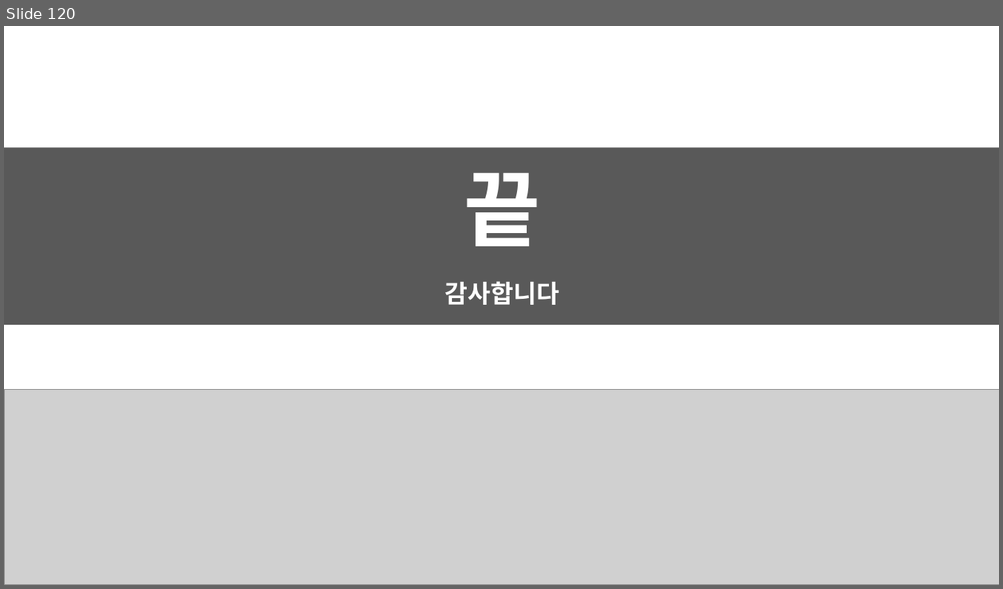
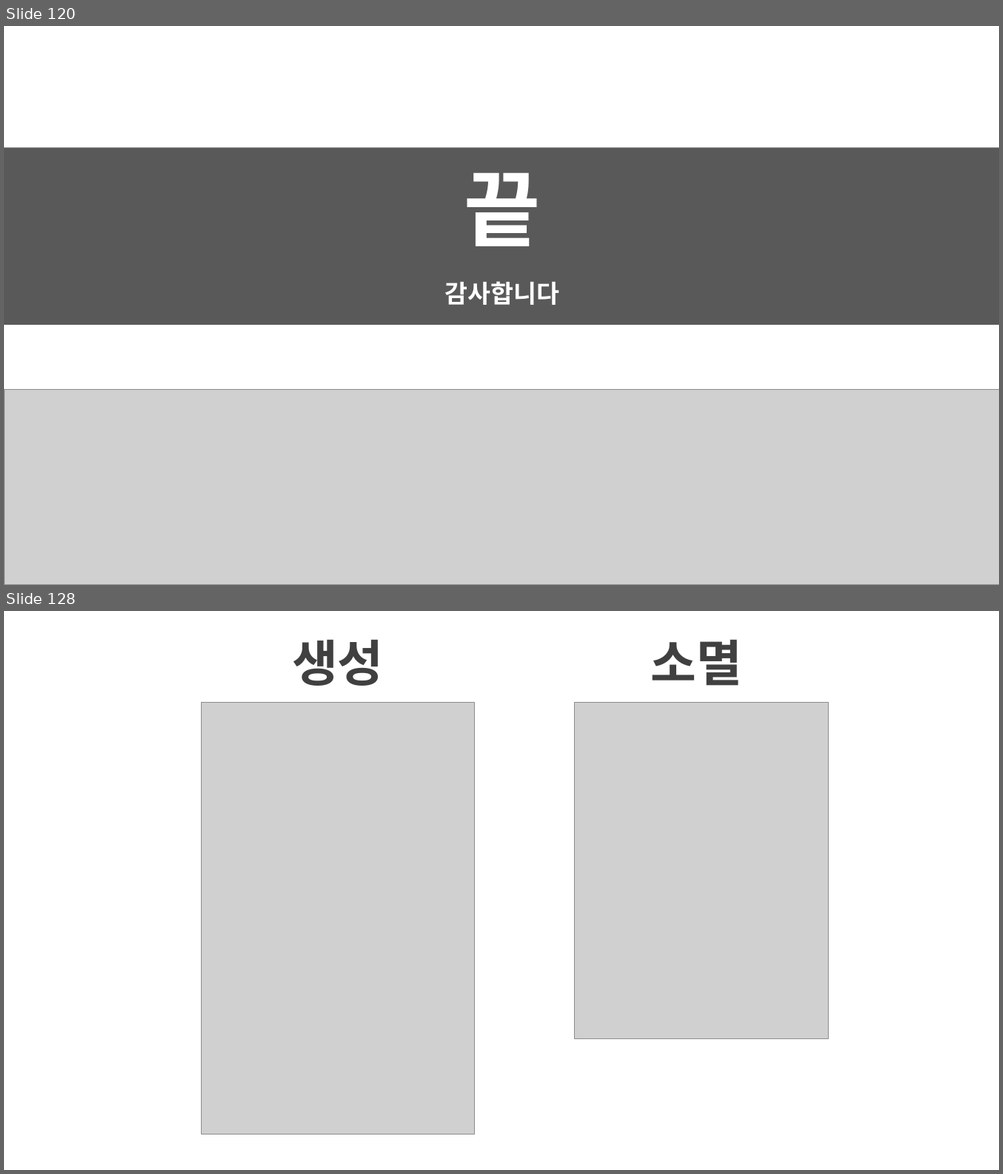
Before and after one commit to TimetoTreatment/CodeSlayer, a slide deck: CodeSlayer/CodeSlayer/_Document/3. 발표 C++.pptx. Shown one above the other, each under a label of ours: slide 120 before the commit, slides 120 and 128 after it; the slides between them are not shown. The pictures are 1003x589 and 1003x1174 pixels, drawn with LibreOffice and Linux fonts; fonts in the diff are those of the drawing; grey boxes stand for pictures. Boxes give left, top, right and bottom in pixels: in the first picture for what was removed or moved away, otherwise in the second. Text is boxed around its words. In the diff, an @@ line names an element or a change of style, - is before the commit and + after.

```diff
--- a/CodeSlayer/CodeSlayer/_Document/3. 발표 C++.pptx
+++ b/CodeSlayer/CodeSlayer/_Document/3. 발표 C++.pptx
@@ slide 128 added at (x1=4, y1=611, x2=999, y2=1170), background #FFFFFF @@
@@ text added at (x1=292, y1=639, x2=384, y2=686), 48 pt, text #404040, bold @@
+생성
@@ text added at (x1=651, y1=639, x2=743, y2=686), 48 pt, text #404040, bold @@
+소멸
@@ picture added at (x1=201, y1=703, x2=474, y2=1135) @@
@@ picture added at (x1=574, y1=703, x2=828, y2=1039) @@
```
Also in this commit, not shown: 4 slides changed, 5 other slides added, 3 slides removed, 12 other files.
